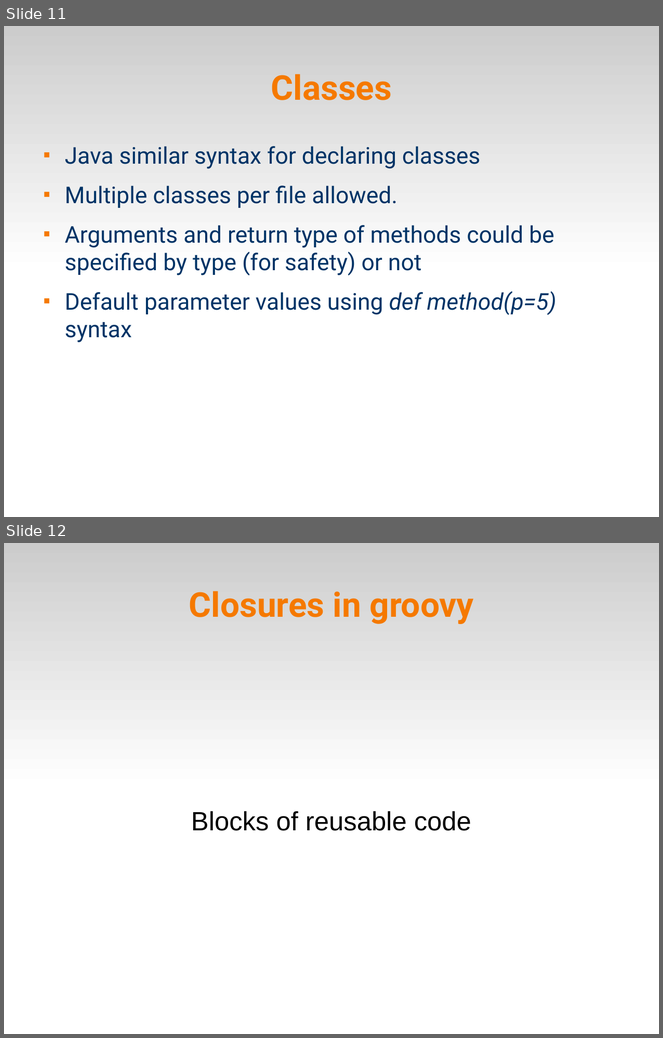
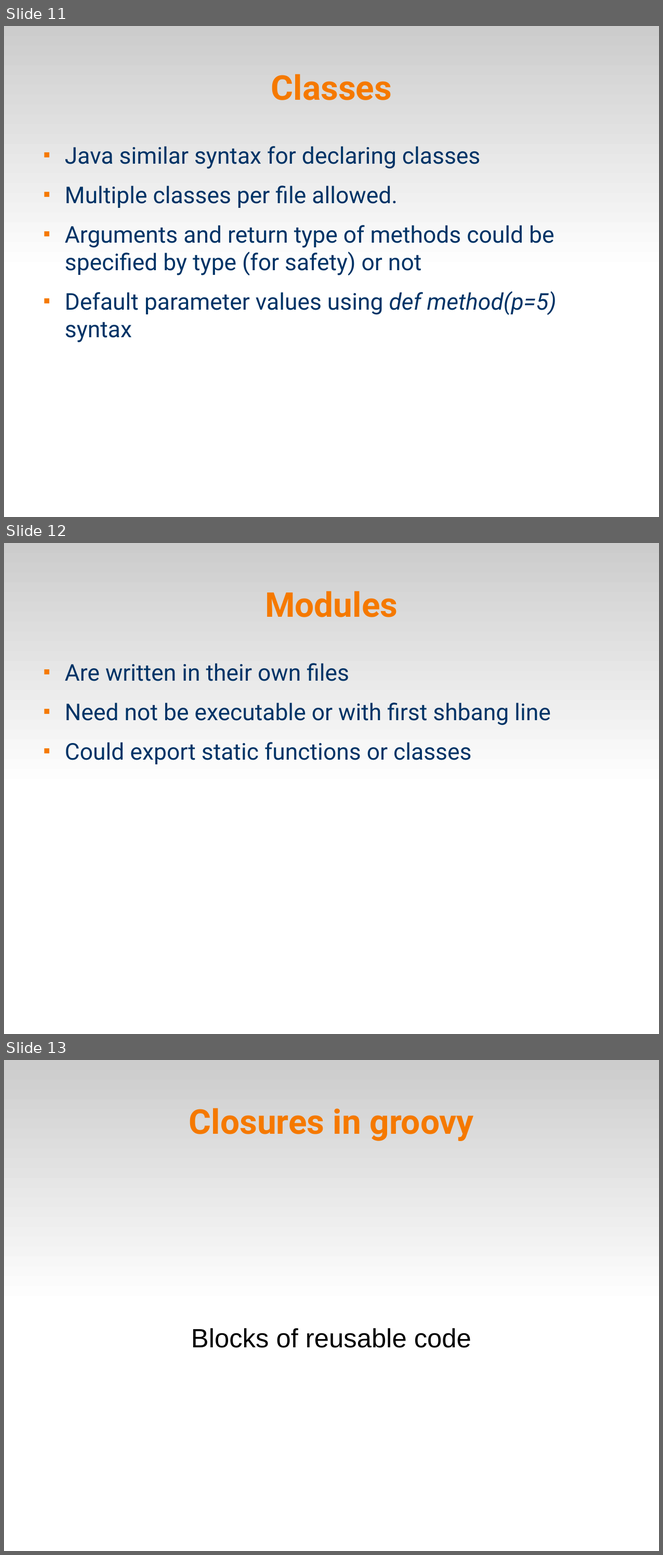
Before and after one commit to veltzer/demos, a slide deck: groovy/groovy.odp. Shown one above the other, each under a label of ours: slides 11 and 12 before the commit, slides 11, 12 and 13 after it. The pictures are 663x1038 and 663x1555 pixels, drawn with LibreOffice and Linux fonts; fonts in the diff are those of the drawing. Boxes give left, top, right and bottom in pixels: in the first picture for what was removed or moved away, otherwise in the second. Text is boxed around its words. In the diff, an @@ line names an element or a change of style, - is before the commit and + after.

Commit message:
more examples for modules

```diff
--- a/groovy/groovy.odp
+++ b/groovy/groovy.odp
@@ slide 12 added at (4,543,659,1034), background #FFFFFF; not listed: 1 template element that a slide beside it also shows @@
@@ title added at (265,591,398,617), 41.4 pt, text #F57900, bold @@
+Modules
@@ text added at (65,663,551,765), 28 pt, text #003366 @@
+■ Are written in their own files
+■ Need not be executable or with first shbang line
+■ Could export static functions or classes
@@ what was slide 12 is now slide 13 @@
```
Also in this commit, not shown: 2 other files.
